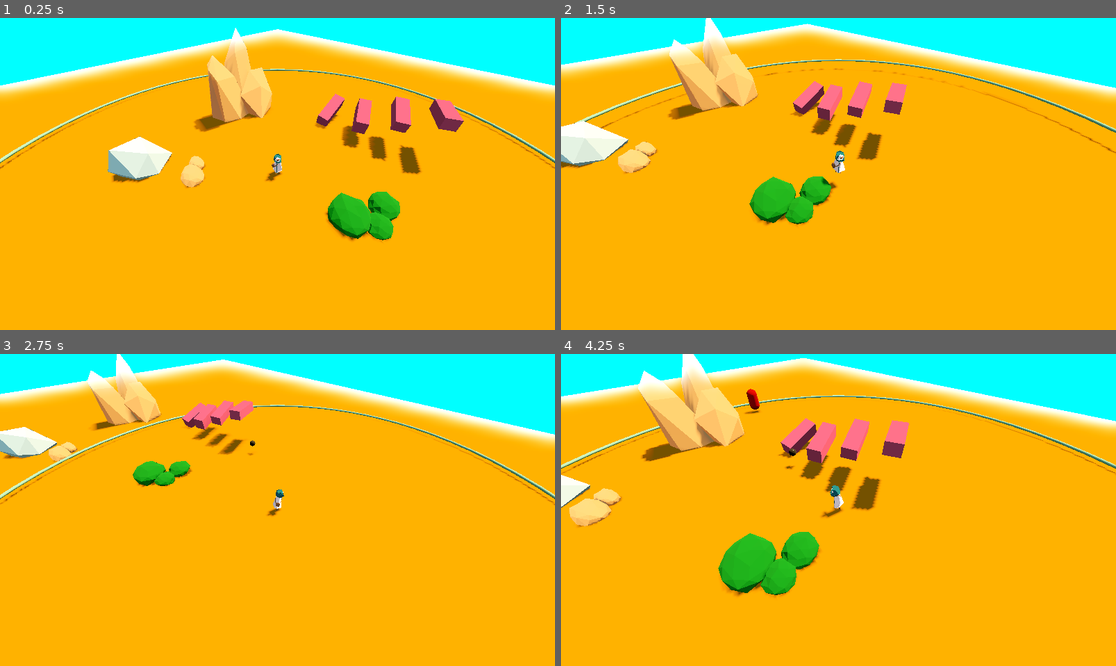
Above: before the commit, frames 1-4 (two rows, left to right).
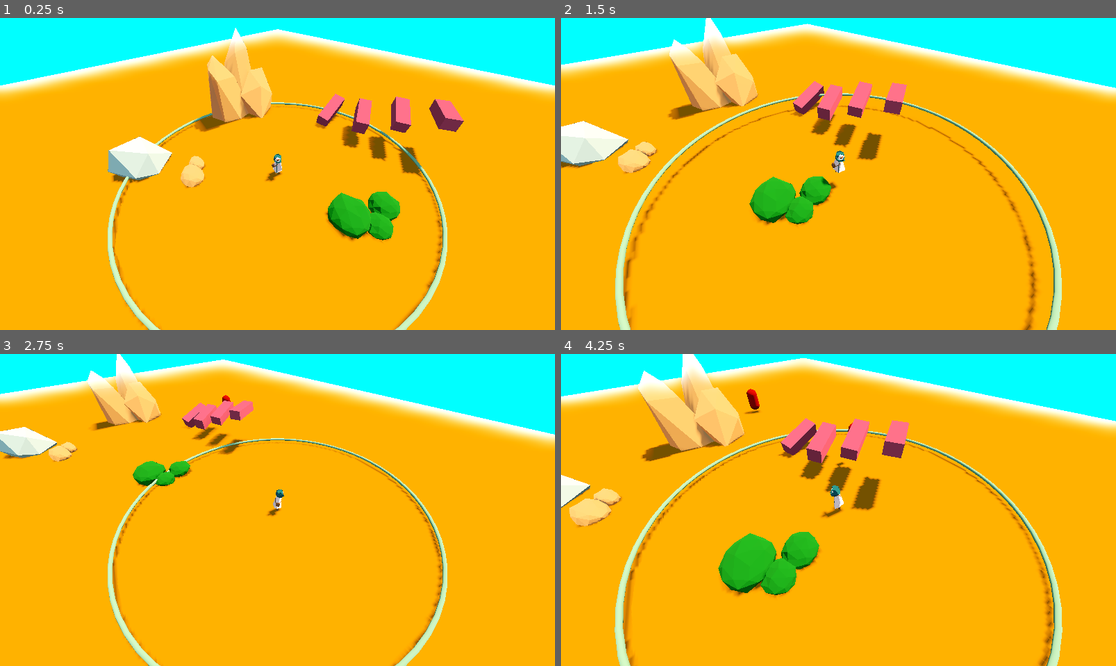
Above: after the commit, the same moments.

Repository: DeepRestGames/EcoDungeon
Game: Godot game, scene res://scenes/PrototypeScene_Weapons_01.tscn
Same seed, same stepped clock (60 frames per second), same inputs: the game is played once before the commit and once after it. A sky picture missing from this copy of the repository is replaced by a grey-blue gradient.
Inputs (mouse positions are in pixels of both pictures, inside the frame that each line leads up to):
- Up to frame 1 (0.25 s): no input
- Up to frame 2 (1.5 s): tap Enter at 0.5 s; move the mouse to (960, 158) at 0.52 s; hold D (move_right) 0.53-1.28 s; tap Space (spacebar) at 0.6 s; move the mouse to (727, 189) at 1.27 s; hold S (move_down) from 1.28 s (still down); tap Mouse wheel up (zoom_in) at 1.35 s
- Up to frame 3 (2.75 s): move the mouse to (333, 441) at 2.02 s; release S (move_down) at 2.03 s; hold D (move_right) from 2.03 s (still down); hold Mouse wheel down (zoom_out) from 2.03 s (still down)
- Up to frame 4 (4.25 s): move the mouse to (810, 572) at 2.77 s; release D (move_right) at 2.78 s; release Mouse wheel down (zoom_out) at 2.78 s; hold W (move_up) 2.78-3.53 s; tap Space (spacebar) at 2.85 s; move the mouse to (1005, 556) at 3.52 s; hold A (move_left) from 3.53 s (still down); hold Mouse wheel up (zoom_in) from 3.53 s (still down)

The runs differ from the first frame. In frame 1, 2.8% of the frame differs, in the area x 0-100%, y 16-100%; in frame 2, 3.9%; in frame 3, 3.1%; in frame 4, 4.0%, in the area x 0-100%, y 13-100%.

Commit message:
Target closest

Diff:
--- a/scenes/Player.tscn
+++ b/scenes/Player.tscn
@@ -399,7 +399,7 @@
 bones/3/rest = Transform3D(1, 0, 0, 0, 1, 0, 0, 0, 1, 0, 1.78706, 0)
 bones/3/enabled = true
 bones/3/position = Vector3(0, 1.78706, 0)
-bones/3/rotation = Quaternion(-0.0178057, 0.00550598, 0.00832674, 0.999792)
+bones/3/rotation = Quaternion(-0.0337303, 0.00747215, 0.0113002, 0.999339)
 bones/3/scale = Vector3(1, 1, 1)
 bones/4/name = "upperleg.L"
 bones/4/parent = 0
--- a/scenes/weapons/BaseWeapon.tscn
+++ b/scenes/weapons/BaseWeapon.tscn
@@ -22,7 +22,7 @@
 [node name="BaseWeapon" type="Node3D"]
 script = ExtResource("1_ilb8w")
 bullet_velocity = 30.0
-base_damage = 10.0
+weapon_range = 10.0
 
 [node name="WeaponRangeArea" type="Area3D" parent="."]
 collision_layer = 0
--- a/scripts/weapons/WeaponRangeArea.gd
+++ b/scripts/weapons/WeaponRangeArea.gd
@@ -1,6 +1,18 @@
 extends Area3D
 
 signal found_enemies(enemy_pos: Node3D)
+
+
+func closest_enemy(enemies: Array[Node3D]):
+	var closest = null
+	var closest_distance : float = INF
+
+	for current_enemy in enemies:
+		var distance : float = global_position.distance_squared_to(current_enemy.global_position)
+		if distance < closest_distance:
+			closest = current_enemy
+			closest_distance = distance
+	return closest
 
 func _physics_process(_delta):
 	# Check for enemies
@@ -8,7 +20,7 @@
 	# If there are
 	if enemies_in_range.size() > 0:
 		# TODO: specify which one; closest?
-		var target_enemy = enemies_in_range.front()
+		var target_enemy = closest_enemy(enemies_in_range)
 		#var closest_enemy =
 		#look_at(target_enemy.global_position)
 		found_enemies.emit(target_enemy)
